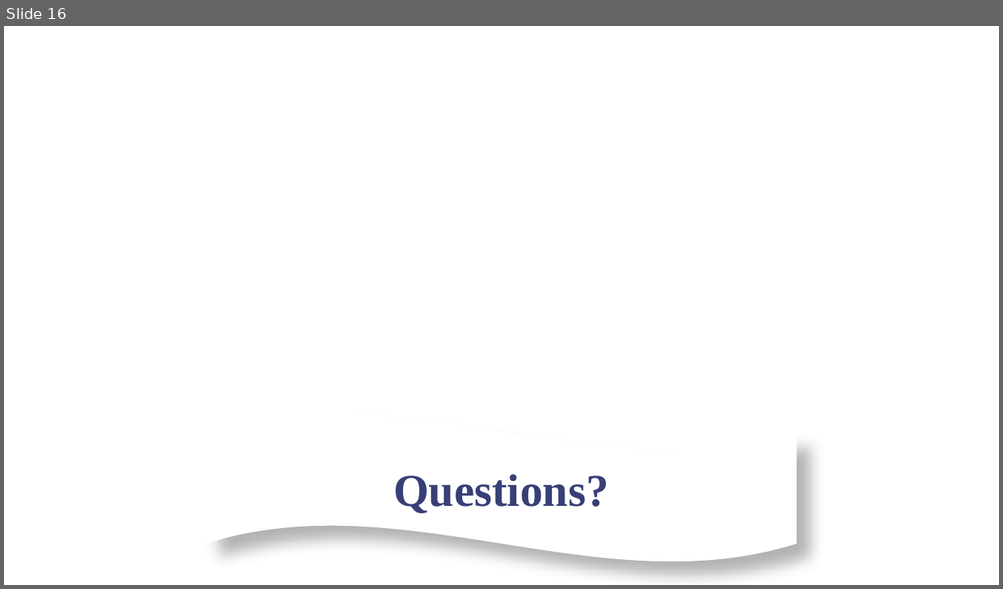
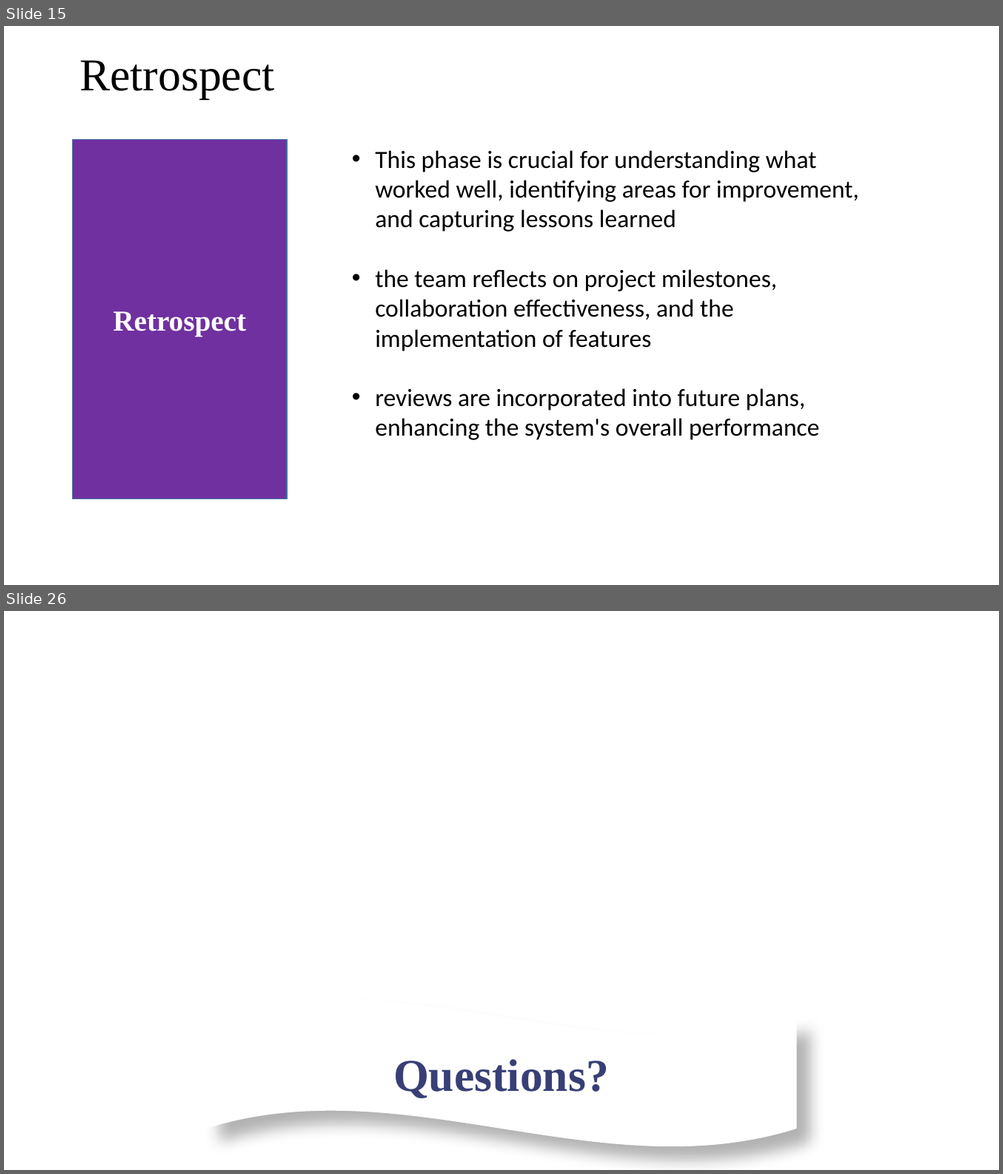
Before and after one commit to SaurabhSubedi/Hire-Hawk, a slide deck: Docs/MidtermPresentationHireHawk.pptx. Shown one above the other, each under a label of ours: slide 16 before the commit, slides 15 and 26 after it; the slides between them are not shown. The pictures are 1003x589 and 1003x1174 pixels, drawn with LibreOffice and Linux fonts; fonts in the diff are those of the drawing; background and template pictures are left out. Boxes give left, top, right and bottom in pixels: in the first picture for what was removed or moved away, otherwise in the second. Text is boxed around its words. In the diff, an @@ line names an element or a change of style, - is before the commit and + after.

```diff
--- a/Docs/MidtermPresentationHireHawk.pptx
+++ b/Docs/MidtermPresentationHireHawk.pptx
@@ slide 15 added at box(4, 26, 999, 585), background #FFFFFF @@
@@ title added at box(79, 60, 274, 99), 44 pt, text #000000 @@
+Retrospect
@@ rectangle added at box(73, 139, 287, 499), fill #7030A0, outline #43739E 1 pt, 28 pt, text #FFFFFF, bold @@
+Retrospect
@@ text added at box(375, 150, 859, 440), 24 pt, text #000000 @@
+• This phase is crucial for understanding what worked well, identifying areas for improvement, and capturing lessons learned
+• the team reflects on project milestones, collaboration effectiveness, and the implementation of features
+• reviews are incorporated into future plans, enhancing the system's overall performance
@@ what was slide 16 is now slide 26 @@
```
Also in this commit, not shown: 7 slides changed, 17 other slides added, 8 slides removed, 6 other files.
